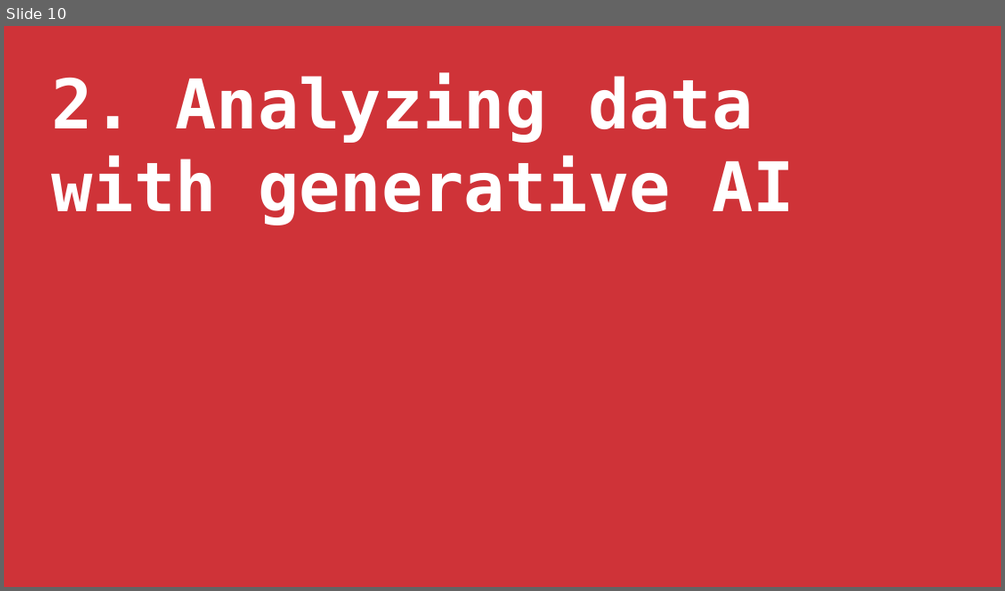
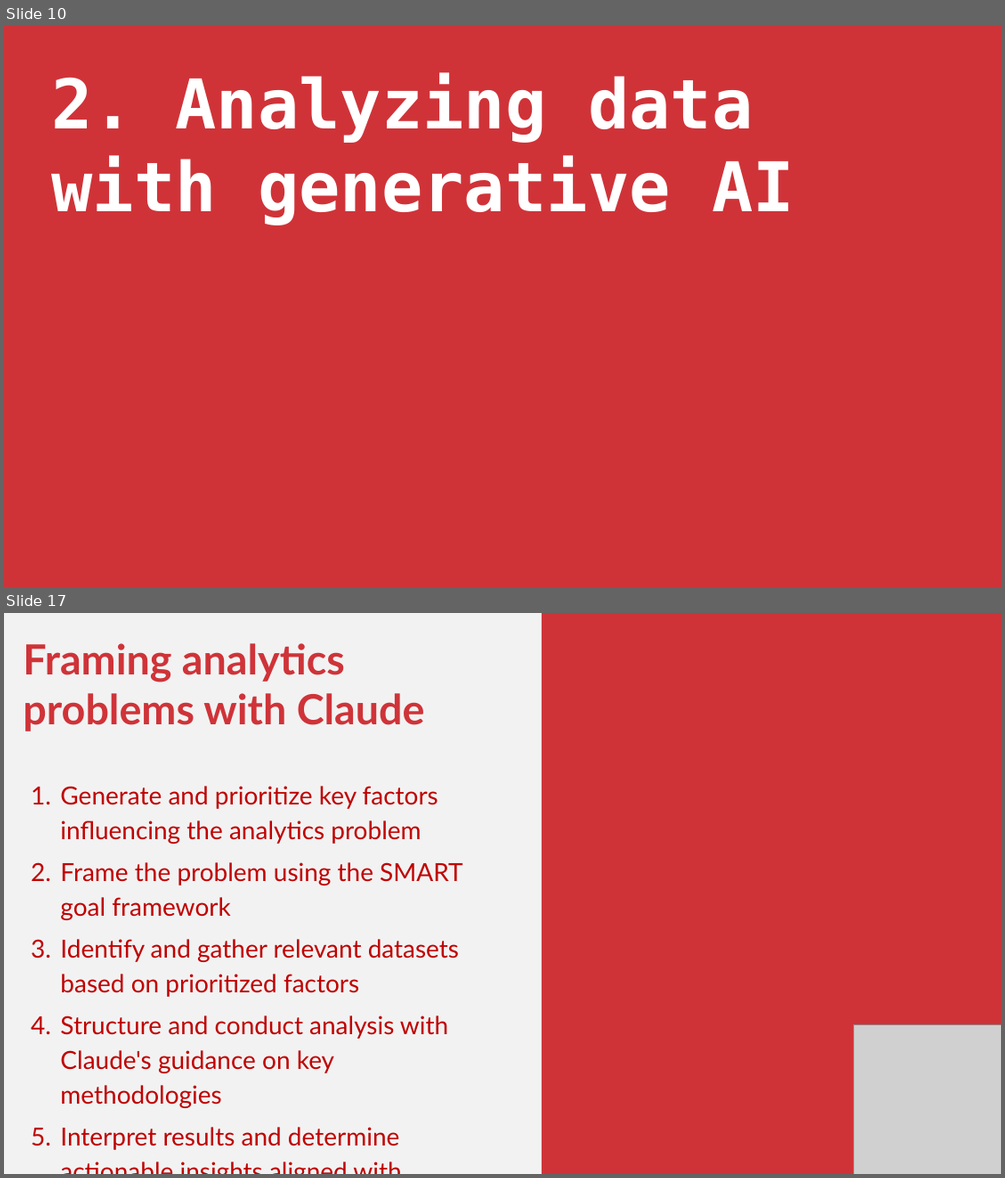
Before and after one commit to stringfestdata/enhancing-excel-free-generative-ai-tools, a slide deck: enhancing-excel-free-generative-ai.pptx. Shown one above the other, each under a label of ours: slide 10 before the commit, slides 10 and 17 after it; the slides between them are not shown. The pictures are 1005x591 and 1005x1178 pixels, drawn with LibreOffice and Linux fonts; fonts in the diff are those of the drawing; grey boxes stand for pictures. Boxes give left, top, right and bottom in pixels: in the first picture for what was removed or moved away, otherwise in the second. Text is boxed around its words. In the diff, an @@ line names an element or a change of style, - is before the commit and + after.

```diff
--- a/enhancing-excel-free-generative-ai.pptx
+++ b/enhancing-excel-free-generative-ai.pptx
@@ slide 17 added at <box>4,613,1001,1174</box>, background #F2F2F2 @@
@@ rectangle added at <box>542,613,1001,1174</box>, fill #CF3338 @@
@@ text added at <box>23,643,463,1150</box>, 36 pt, text #C00000 @@
+Framing analytics problems with Claude
+1. Generate and prioritize key factors influencing the analytics problem
+2. Frame the problem using the SMART goal framework
+3. Identify and gather relevant datasets based on prioritized factors
+4. Structure and conduct analysis with Claude's guidance on key methodologies
+5. Interpret results and determine actionable insights aligned with business objectives
@@ picture added at <box>853,1024,1001,1174</box> @@
```
Also in this commit, not shown: 3 slides changed, 9 other slides added, 2 slides removed, 1 other file.
